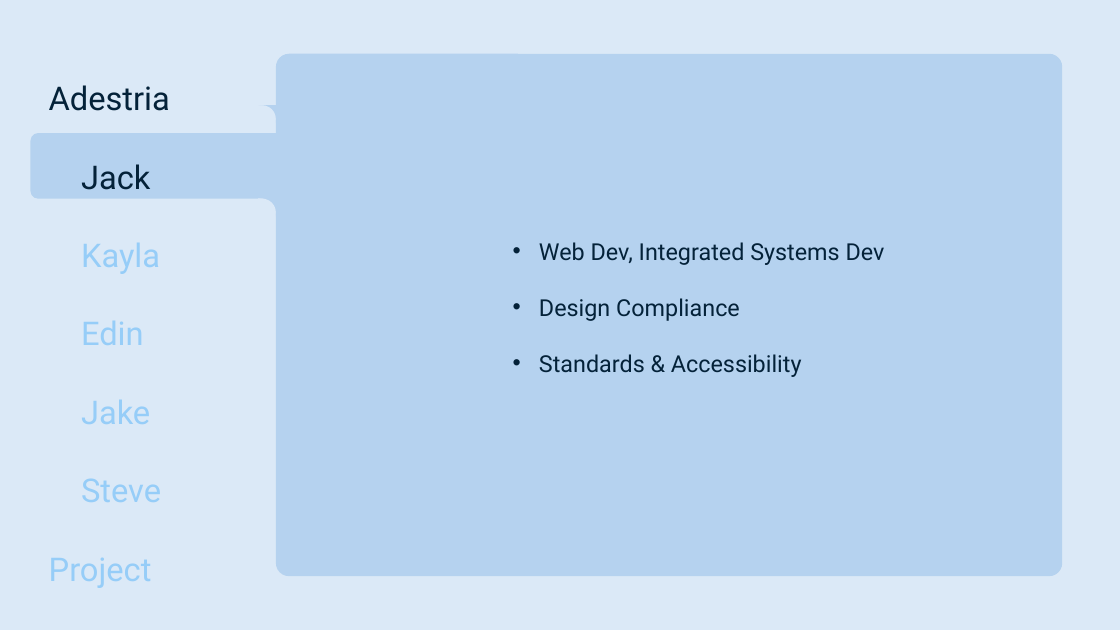
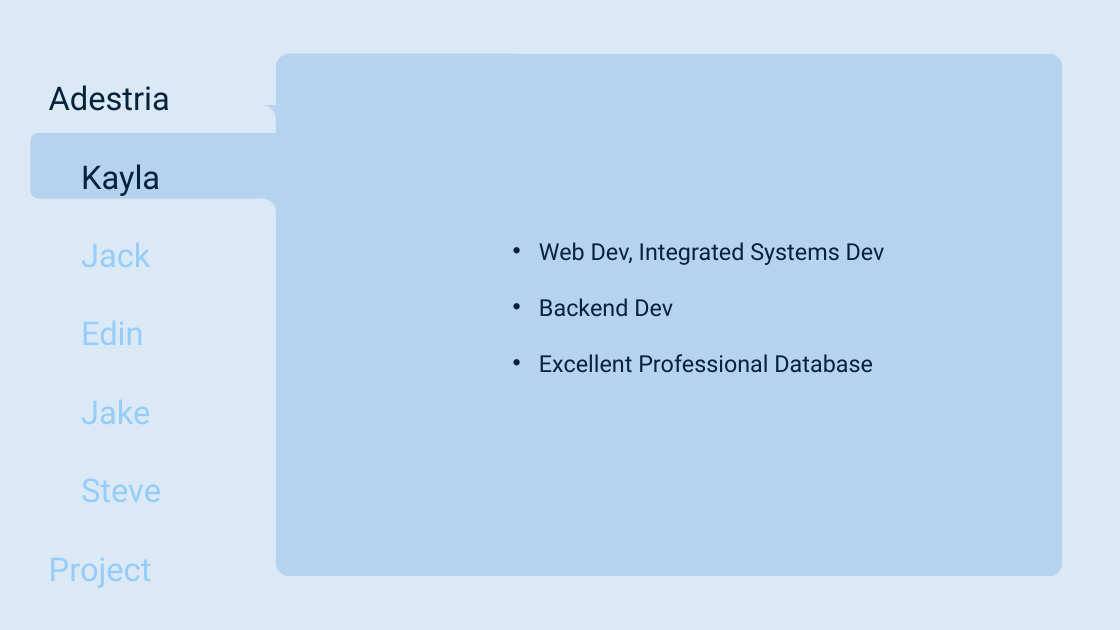
Before and after one commit to smutrux/prog1180, a slide deck: slide 5 of Deliverables/Presentation1.pptx. Drawn at 1120x630 pixels with LibreOffice and Linux fonts; fonts in the diff are those of the drawing. Boxes give left, top, right and bottom in pixels: in the first picture for what was removed or moved away, otherwise in the second. Text is boxed around its words. In the diff, an @@ line names an element or a change of style, - is before the commit and + after.

```diff
--- a/Deliverables/Presentation1.pptx
+++ b/Deliverables/Presentation1.pptx
@@ text at bbox=[81, 164, 160, 196]: paragraph added @@
+Kayla
@@ text at bbox=[81, 243, 160, 274]: paragraph removed @@
-Kayla
@@ text at bbox=[81, 243, 150, 267]: text colour #042239 to #96CDF8 in "Jack" @@
@@ text at bbox=[539, 298, 873, 372]: text changed @@
-• Design Compliance
-• Standards & Accessibility
+• Backend Dev
+• Excellent Professional Database
```
Also in this commit, not shown: 4 other slides changed.
